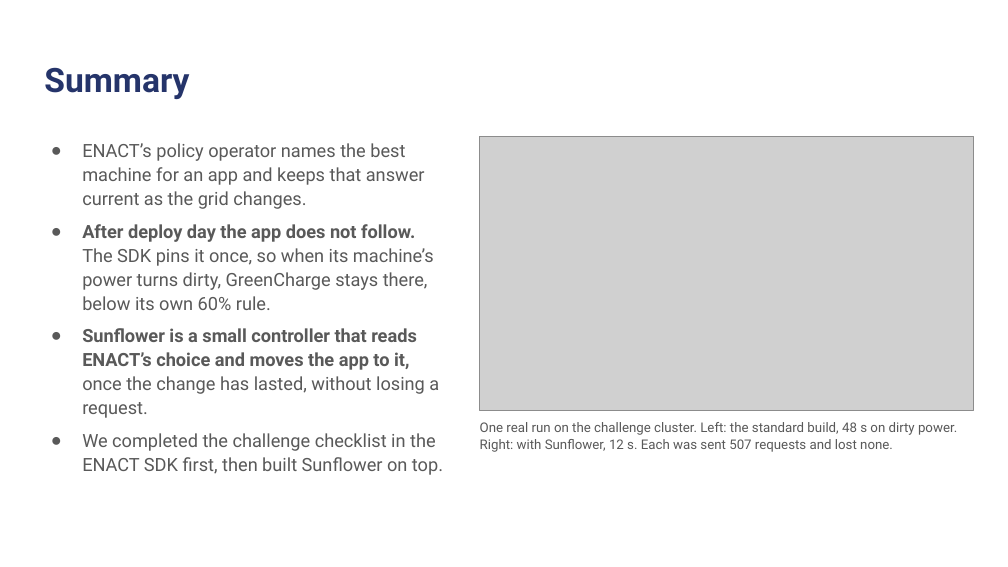
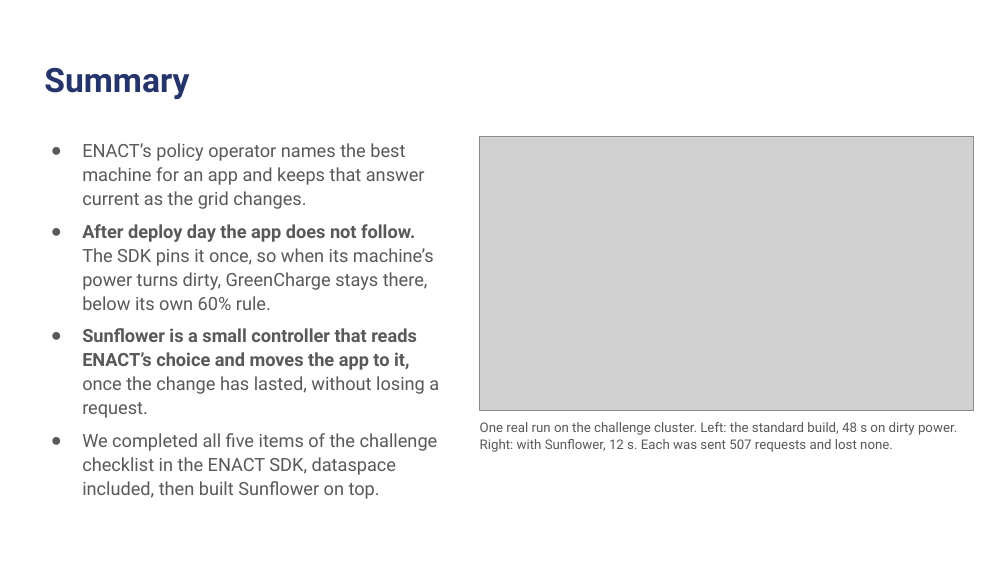
Before and after one commit to kinnuworks/sunflower-enact, a slide deck: slide 3 of docs/slides/Sunflower-VelesHack.pptx. Drawn at 1008x567 pixels with LibreOffice and Linux fonts; fonts in the diff are those of the drawing; grey boxes stand for pictures; background and template pictures are left out. Boxes give left, top, right and bottom in pixels: in the first picture for what was removed or moved away, otherwise in the second. Text is boxed around its words. In the diff, an @@ line names an element or a change of style, - is before the commit and + after.

Commit message:
Connect the ENACT dataspace: GreenCharge now reads the transferred carbon-intensity asset
Done through the SDK's Dataspaces module (screenshots 23 to 32): consumer connector added,
grid-carbon-intensity found in the provider's catalogue, contract negotiated, file transferred
and saved unedited under greencharge/dataspace. application.yml points at it for local runs
and the scene scripts mount it into both copies, whose badge now reads "live (dataspace
file)". Four findings from the step are added to the field report, and the README, slides,
pitch and question sheet no longer list it as open.

```diff
--- a/docs/slides/Sunflower-VelesHack.pptx
+++ b/docs/slides/Sunflower-VelesHack.pptx
@@ text at <box>82,433,438,499</box>: text changed @@
-● We completed the challenge checklist in the ENACT SDK first, then built Sunflower on top.
+● We completed all five items of the challenge checklist in the ENACT SDK, dataspace included, then built Sunflower on top.
```
Also in this commit, not shown: 2 other slides changed, 21 other files.
